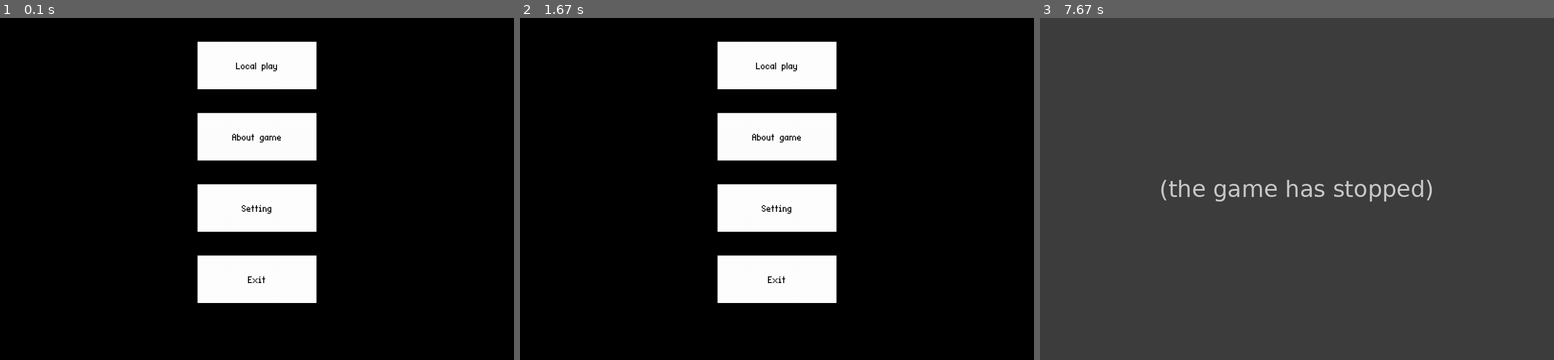
Above: before the commit, frames 1-3 (left to right).
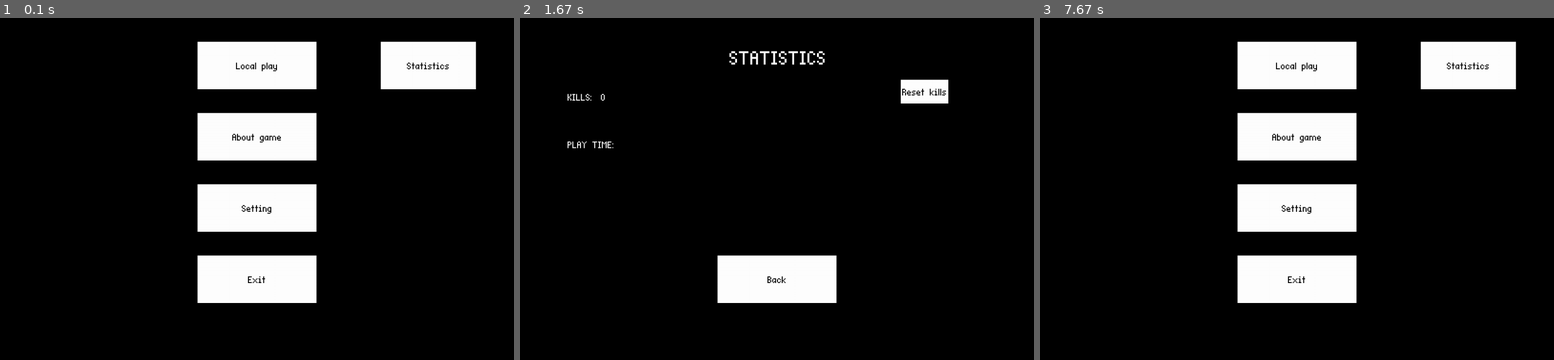
Above: after the commit, the same moments.

Repository: KrllF/PygameRPG
Game: pygame game, started from main.py
The game is run twice, just before and just after one commit, with the same random seed, the same clock (stepped at 60 frames per second) and the same inputs.
Inputs (mouse positions are in pixels of both pictures, inside the frame that each line leads up to):
- Up to frame 1 (0.1 s): no input
- Up to frame 2 (1.67 s): click (946, 65) at 0.38 s; click (926, 93) at 0.72 s
- Up to frame 3 (7.67 s): click (1276, 291) at 7.55 s

The runs differ from the first frame. In frame 1, 2.6% of the frame differs, in the area x 74-93%, y 6-21%; in frame 2, 10%; in frame 3, 100%, in the area x 0-100%, y 0-100%.
Before the commit the program exited at 7.6 s; later frames show no game.

Commit message:
data_base+kill_counter

Diff:
--- a/config.py
+++ b/config.py
@@ -42,6 +42,11 @@
 PLAYER_LAYER = 4
 
 
+
+ABOUT_GAME = "Genre: Battle royale. From 2 to 4 players. The goal: to survive last. There are mobs on the map, killing which "
+ABOUT_GAME1 = "earns experience points, which go to improve characteristics, and money that goes to buy and improve  "
+ABOUT_GAME2 = "equipment. There is a boss on the map (like Roshan from Dota), killing which you get a bonus."
+
 tilemap = [
     'BBBBBBBBBBBBBBBBBBBBB',
     'B...................B',
--- /dev/null
+++ b/database.py
@@ -0,0 +1,63 @@
+import sqlite3
+
+db = sqlite3.connect("statistics.db")
+
+cursor = db.cursor()
+
+cursor.execute("""
+CREATE TABLE IF NOT EXISTS users
+    (player_id integer,
+    kills BIGINT,
+    play_time BIGINT
+
+)""")
+
+db.close()
+
+
+def add_player(player_id):
+    db = sqlite3.connect("statistics.db")
+    cursor = db.cursor()
+
+    cursor.execute("SELECT * FROM users WHERE player_id=?", (player_id,))
+    existing_player = cursor.fetchone()
+
+    if existing_player is None:
+        cursor.execute("INSERT INTO users (player_id, kills, play_time) VALUES (?, 0, 0)", (player_id,))
+        db.commit()
+
+    db.close()
+
+
+def update_kills(player_id):
+    db = sqlite3.connect("statistics.db")
+    cursor = db.cursor()
+
+    cursor.execute("UPDATE users SET kills=kills+1 WHERE player_id=?", (player_id,))
+    db.commit()
+
+    db.close()
+
+def reset_kills(player_id):
+    db = sqlite3.connect("statistics.db")
+    cursor = db.cursor()
+
+    cursor.execute("UPDATE users SET kills=0 WHERE player_id=?", (player_id,))
+    db.commit()
+
+    db.close()
+
+
+def get_kills(player_id):
+    db = sqlite3.connect("statistics.db")
+    cursor = db.cursor()
+
+    cursor.execute("SELECT kills FROM users WHERE player_id=?", (player_id,))
+    kills = cursor.fetchone()
+
+    db.close()
+
+    if kills:
+        return kills[0]
+    else:
+        return 0
--- a/main.py
+++ b/main.py
@@ -8,8 +8,12 @@
 from collision import Spritesheet
 from collision import Ground
 from enemy import *
+from database import *
 
 pygame.display.set_caption('GAME WITH RPG ELEMENTS')
+
+# data_base
+add_player(1)
 
 
 class SGAME:
@@ -25,6 +29,7 @@
         self.enemy_spritesheet = Spritesheet("imagestest/enemy.png")
 
         self.font = pygame.font.Font('fonts/EightBits.ttf', 32)
+        self.font1 = pygame.font.Font('fonts/EightBits.ttf', 64)
 
     def create_map(self):
         for i, row in enumerate(tilemap):
@@ -77,9 +82,12 @@
         setting = Menu_button((415, 350), 250, 100, BLACK, WHITE, 'Setting', 32, 2)
         exit_game = Menu_button((415, 500), 250, 100, BLACK, WHITE, 'Exit', 32, 2)
         back = Menu_button((415, 500), 250, 100, BLACK, WHITE, 'Back', 32, 2)
+        statistics_game = Menu_button((800, 50), 200, 100, BLACK, WHITE, 'Statistics', 32, 2)
+        reset_kills_game = Menu_button((800, 130), 100, 50, BLACK, WHITE, 'Reset kills', 32, 2)
         intro = True
         about_game_bool = False
         setting_bool = False
+        statistics_bool = False
         while intro:
             events = pygame.event.get()
             for event in events:
@@ -89,13 +97,21 @@
 
             mouse_pos = pygame.mouse.get_pos()
 
-            if about_game_bool or setting_bool:
+            if reset_kills_game.is_pressed(mouse_pos,events):
+                reset_kills(1)
+
+            if about_game_bool or setting_bool or statistics_bool:
                 if back.is_pressed(mouse_pos, events):
                     about_game_bool = False
                     setting_bool = False
+                    statistics_bool = False
             else:
                 if local_game.is_pressed(mouse_pos, events):
                     intro = False
+
+                if statistics_game.is_pressed(mouse_pos, events):
+                    statistics_bool = True
+
 
                 if about_game.is_pressed(mouse_pos, events):
                     about_game_bool = True
@@ -111,12 +127,27 @@
 
             if about_game_bool:
                 self.screen.blit(back.image, back.rect)
+                self.screen.blit(self.font.render(ABOUT_GAME, True, 'WHITE'), (10, 10))
+                self.screen.blit(self.font.render(ABOUT_GAME1, True, 'WHITE'), (10, 30))
+                self.screen.blit(self.font.render(ABOUT_GAME2, True, 'WHITE'), (10, 50))
+
             elif setting_bool:
                 self.screen.blit(back.image, back.rect)
+            elif statistics_bool:
+                self.screen.blit(back.image, back.rect)
+                self.screen.blit(reset_kills_game.image, reset_kills_game.rect)
+                self.screen.blit(self.font1.render("STATISTICS", True, 'WHITE'), (440, 50))
+                self.screen.blit(self.font.render("KILLS:", True, 'WHITE'), (100, 150))
+                self.screen.blit(self.font.render(str(get_kills(1)), True, 'White'), (170, 150))
+                self.screen.blit(self.font.render("PLAY TIME:", True, "White"), (100, 250))
+
+
+
             else:
                 self.screen.blit(local_game.image, local_game.rect)
                 self.screen.blit(about_game.image, about_game.rect)
                 self.screen.blit(setting.image, setting.rect)
+                self.screen.blit(statistics_game.image, statistics_game.rect)
                 self.screen.blit(exit_game.image, exit_game.rect)
 
             self.clock.tick(FPS)
--- a/weapon.py
+++ b/weapon.py
@@ -1,6 +1,6 @@
 import pygame
 from config import *
-
+from database import *
 
 class Weapon_for_players(pygame.sprite.Sprite):
     def __init__(self, game, player, pos):
@@ -80,6 +80,8 @@
         for enemy in hits:
             if enemy.current_hp - self.player.damage <= 0:
                 self.player.exp += 50
+                update_kills(1)
+
 
             enemy.enemy_blinding = True
             enemy.blinding_time = pygame.time.get_ticks()
